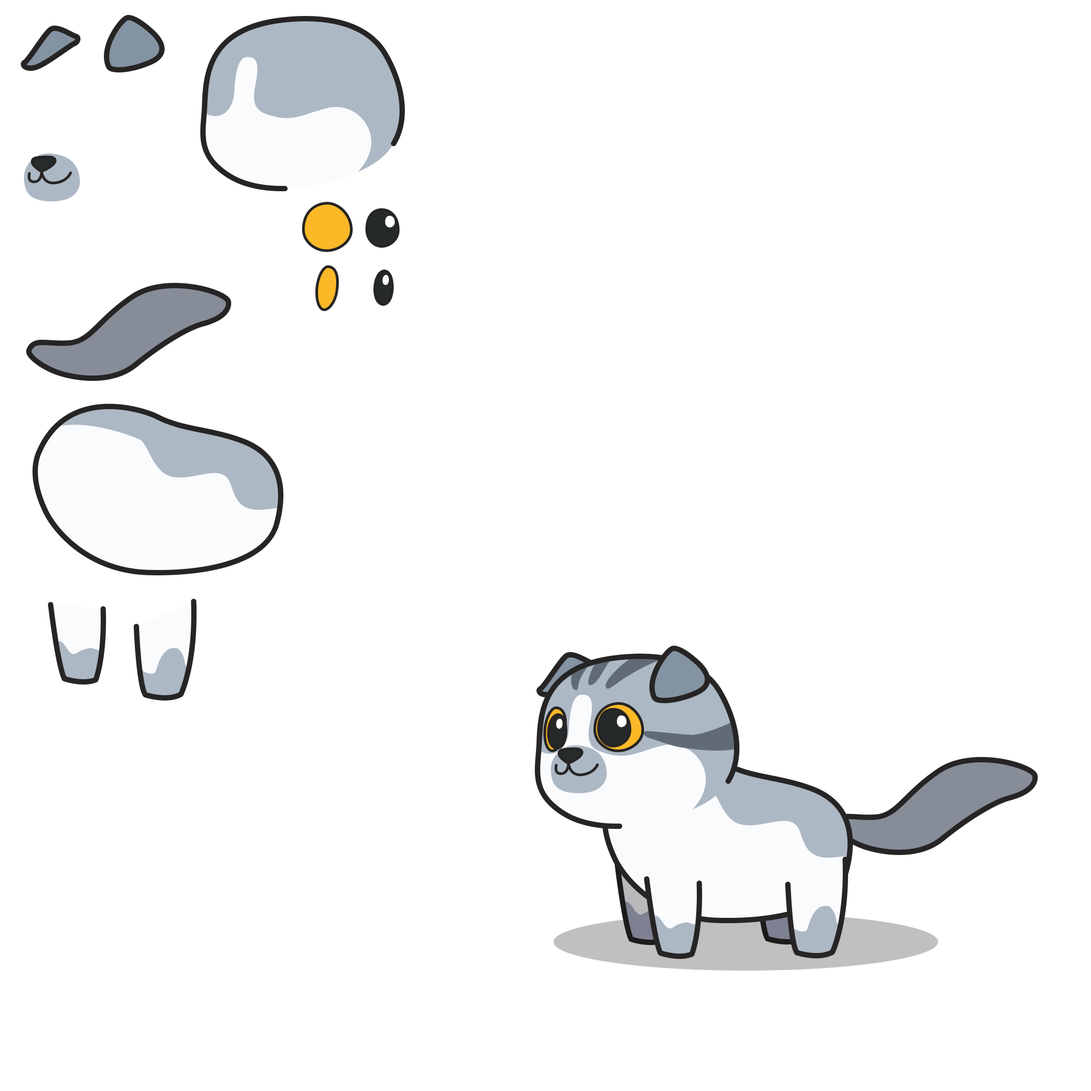
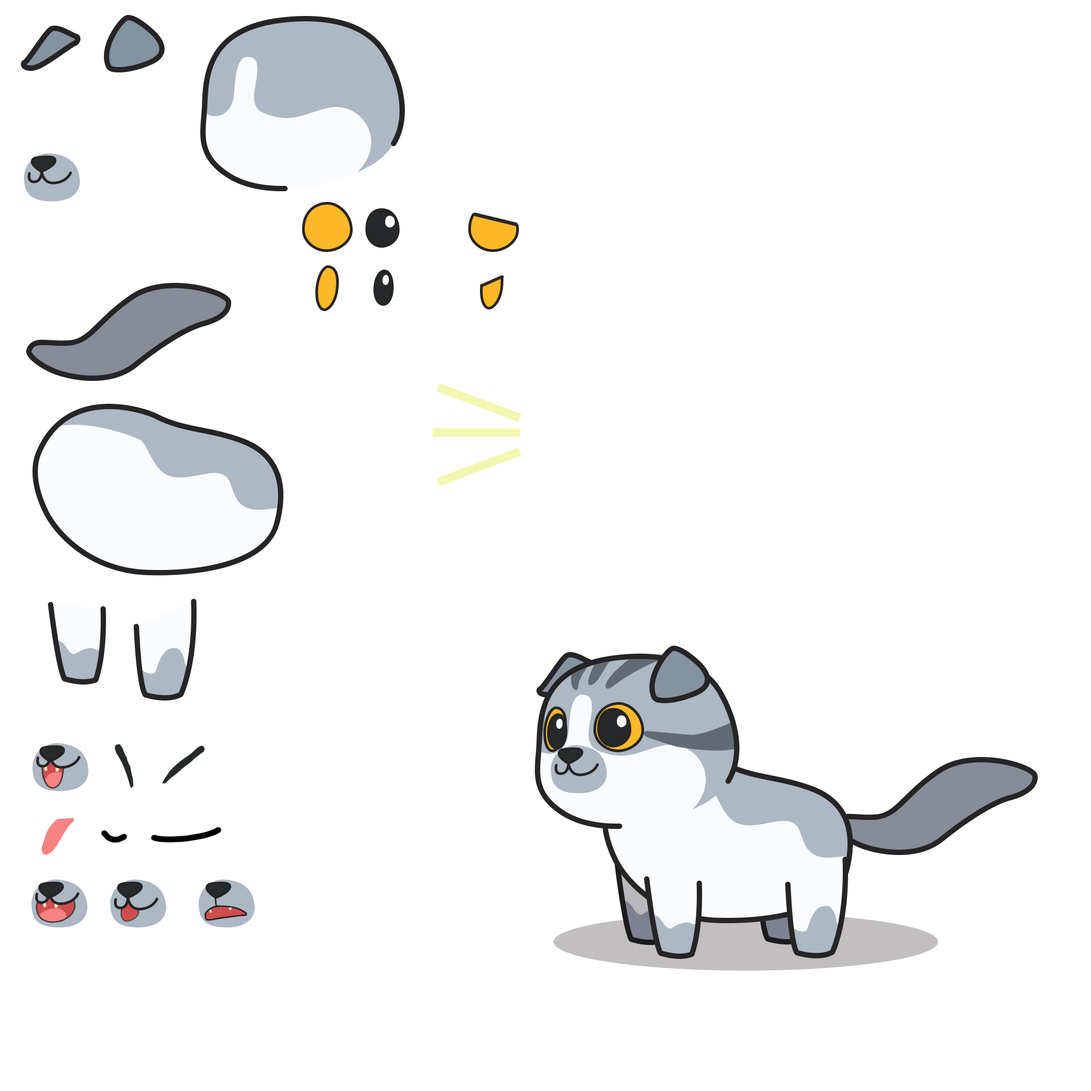
Two versions of the same layered image (1091 x 1091). Layer-by-layer changes:
added layer "Layer 67 copy 2" above "Layer 61" over [432,383,522,487]
added layer "Layer 61" above "Layer 60" over [100,827,222,844]
added layer "Layer 60" above "Layer 59" over [41,818,75,856]
added layer "Layer 59" above "sketch" over [114,744,206,789]
added layer "Ellipse 4 copy" in group "Scottish Fold" over [479,275,505,310]
added layer "Ellipse 3 copy 3" in group "Scottish Fold" over [468,212,520,253]
added layer "Shape 32 copy 2" in group "Scottish Fold" over [38,882,64,900]
added layer "Shape 33 copy 2" in group "Scottish Fold" over [35,891,80,925]
added layer "Layer 58 copy" in group "Scottish Fold" over [35,897,76,924]
added layer "Ellipse 6 copy 2" in group "Scottish Fold" over [31,879,88,928]
added layer "Shape 32 copy" in group "Scottish Fold" over [39,745,66,763]
added layer "Shape 33 copy" in group "Scottish Fold" over [36,755,81,790]
added layer "Layer 58" in group "Scottish Fold" over [41,761,64,789]
added layer "Ellipse 6 copy" in group "Scottish Fold" over [32,743,89,792]
added layer "Layer 65" in group "Scottish Fold" over [204,896,248,923]
added layer "Layer 66" in group "Scottish Fold" over [205,906,247,921]
added layer "Shape 32 copy 4" in group "Scottish Fold" over [205,882,232,900]
added layer "Ellipse 6 copy 4" in group "Scottish Fold" over [198,879,255,928]
added layer "Layer 62" in group "Scottish Fold" over [119,907,140,923]
added layer "Shape 33 copy 3" in group "Scottish Fold" over [114,896,159,911]
added layer "Layer 63" in group "Scottish Fold" over [119,903,140,923]
added layer "Shape 32 copy 3" in group "Scottish Fold" over [117,882,143,900]
added layer "Ellipse 6 copy 3" in group "Scottish Fold" over [110,879,167,928]
